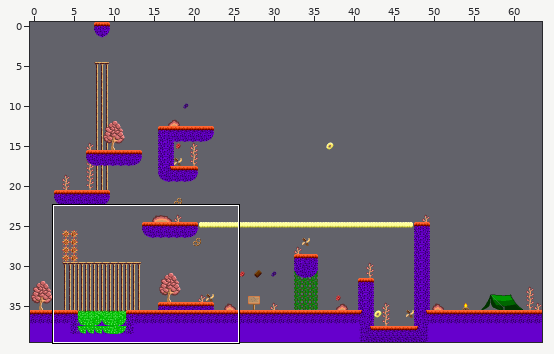
Two states of a Tiled map, assets/levels/SampleLevel.tmx. Above, an overview of the earlier version with the close-up marked.
Close-up. First the earlier version:
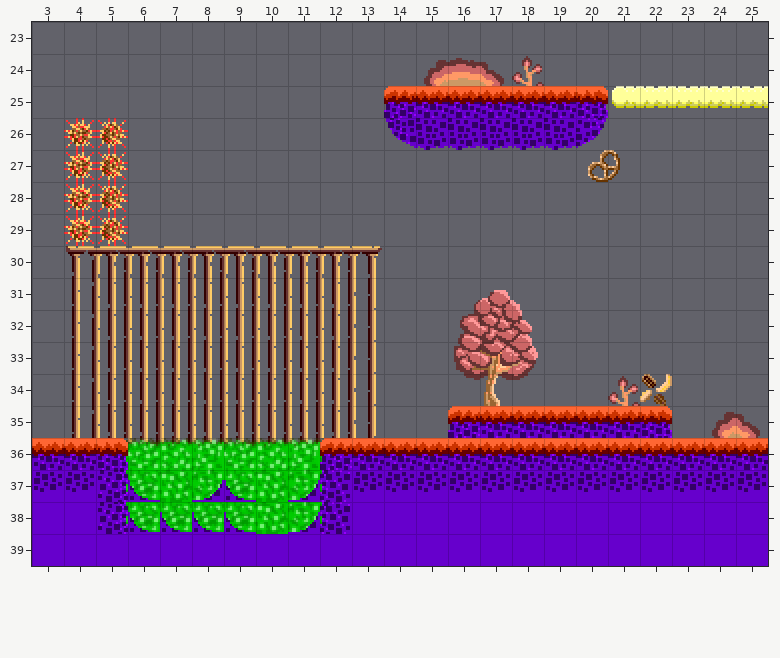
Cells are 16x16 px. Shown: x 3..25, y 23..39.
Once edited:
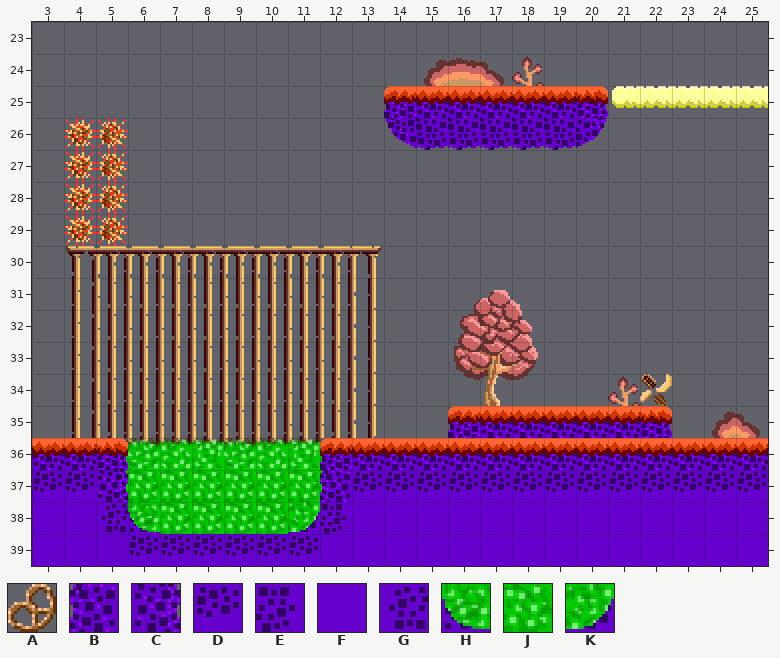
Key: from "TilesetV4": A 1, B 21, C 23, D 38, E 45, F 46, G 47, H 120, J 121, K 122.
_ is an empty cell.
Objects are placed by their top-left corner, in cells (3,4 is the top-left corner of cell 3,4); size is 1x1 cell unless given.
Change:
{"where": "layer \"HazardLayer\""}
{"y":37,"x":6,"old":"H","new":"J"}
{"y":37,"x":8,"old":"KH","new":"JJ"}
{"y":37,"x":11,"old":"K","new":"J"}
{"y":38,"x":7,"old":"HHH","new":"JJJ"}
{"where": "layer \"Terrain\""}
{"y":38,"x":5,"old":"C","new":"G"}
{"y":38,"x":12,"old":"B","new":"E"}
{"y":39,"x":6,"old":"FFFFFF","new":"DDDDDD"}
{"where": "layer \"Spawns\""}
{"was": "A at 20.4,27"}
